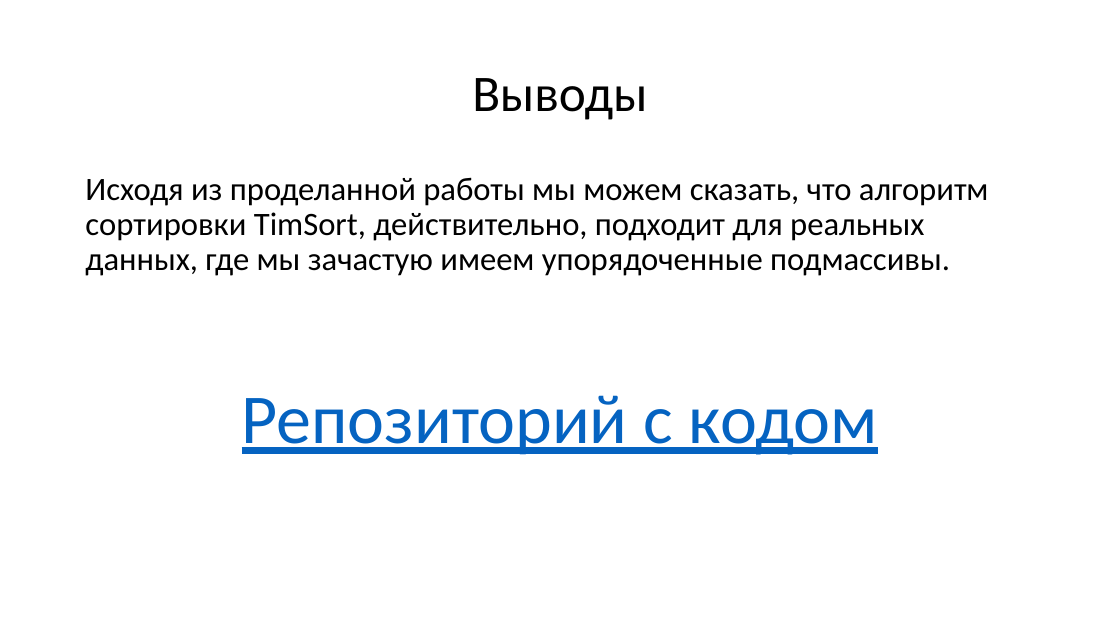
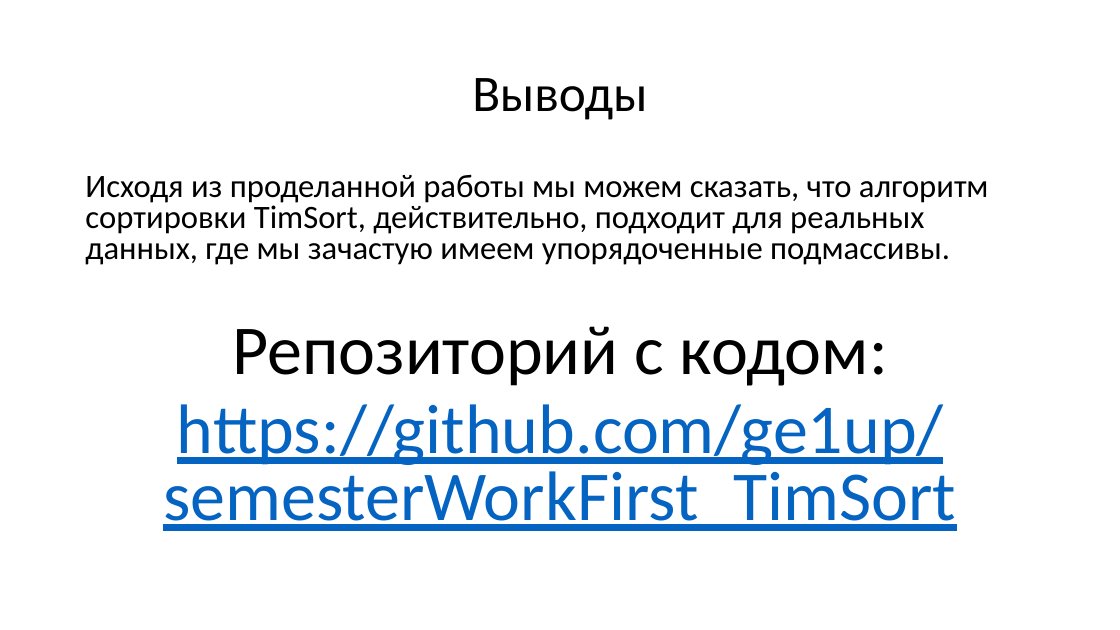
Before and after one commit to ge1up/semesterWorkFirst_TimSort, a slide deck: slide 12 of Timsort.pptx. Drawn at 1120x630 pixels with LibreOffice and Linux fonts; fonts in the diff are those of the drawing. Boxes give left, top, right and bottom in pixels: in the first picture for what was removed or moved away, otherwise in the second. Text is boxed around its words. In the diff, an @@ line names an element or a change of style, - is before the commit and + after.

```diff
--- a/Timsort.pptx
+++ b/Timsort.pptx
@@ text at [85,174,989,265]: line spacing 0.9 to 0.8 @@
@@ text at [163,326,956,531]: text changed @@
-Репозиторий с кодом
+Репозиторий с кодом:
+https://github.com/ge1up/semesterWorkFirst_TimSort
```
Also in this commit, not shown: 4 other slides changed.
